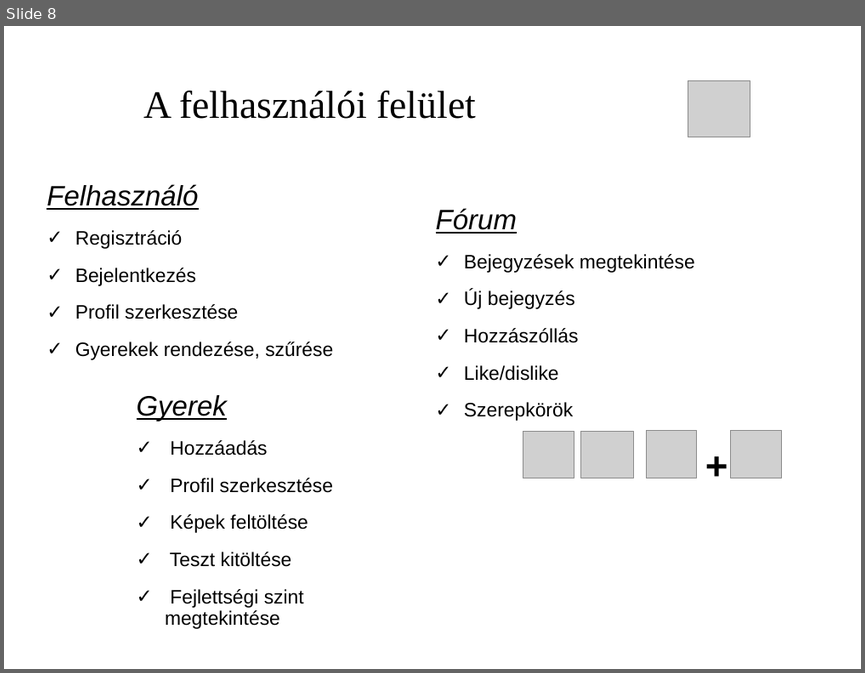
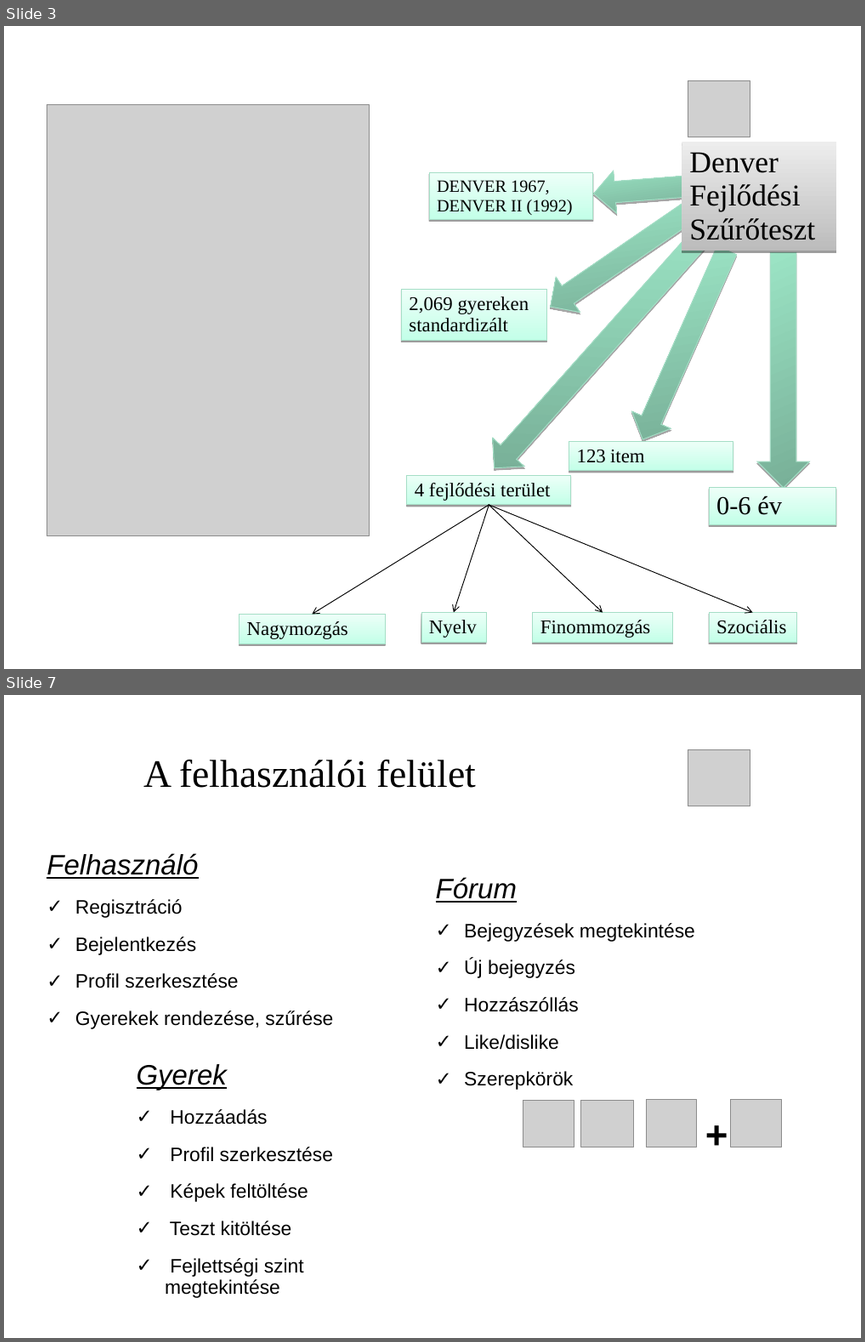
Before and after one commit to necrology27/babybook, a slide deck: prezentation/1. LeadingSoft_projekt.ppt. Shown one above the other, each under a label of ours: slide 8 before the commit, slides 3 and 7 after it; the slides between them are not shown. The pictures are 865x673 and 865x1342 pixels, drawn with LibreOffice and Linux fonts; fonts in the diff are those of the drawing; grey boxes stand for pictures; background and template pictures are left out. Boxes give left, top, right and bottom in pixels: in the first picture for what was removed or moved away, otherwise in the second. Text is boxed around its words. In the diff, an @@ line names an element or a change of style, - is before the commit and + after.

```diff
--- a/prezentation/1. LeadingSoft_projekt.ppt
+++ b/prezentation/1. LeadingSoft_projekt.ppt
@@ slide 3 added at (x1=4, y1=26, x2=861, y2=669), background picture (left out) @@
@@ picture added at (x1=688, y1=80, x2=750, y2=136) @@
@@ picture added at (x1=47, y1=104, x2=370, y2=536) @@
@@ rectangle added at (x1=682, y1=141, x2=836, y2=250), fill gradient #EDEDED to #BCBCBC, 28 pt, text #000000 @@
+Denver Fejlődési Szűrőteszt
@@ rectangle added at (x1=429, y1=173, x2=593, y2=220), fill gradient #EDFFF8 to #C3FFE8, outline #A5DEC6 0.74 pt, 16 pt, text #000000 @@
+DENVER 1967, DENVER II (1992)
@@ right arrow added at (x1=592, y1=165, x2=701, y2=216), fill gradient #9CE5C6 to #77AE96, outline #A5DEC6 0.74 pt @@
@@ right arrow added at (x1=538, y1=191, x2=705, y2=324), fill gradient #9CE5C6 to #77AE96, outline #A5DEC6 0.74 pt @@
@@ right arrow added at (x1=478, y1=213, x2=726, y2=482), fill gradient #9CE5C6 to #77AE96, outline #A5DEC6 0.74 pt @@
@@ right arrow added at (x1=624, y1=242, x2=747, y2=448), fill gradient #9CE5C6 to #77AE96, outline #A5DEC6 0.74 pt @@
@@ right arrow added at (x1=757, y1=253, x2=809, y2=488), fill gradient #9CE5C6 to #77AE96, outline #A5DEC6 0.74 pt @@
@@ rectangle added at (x1=401, y1=289, x2=546, y2=340), fill gradient #EDFFF8 to #C3FFE8, outline #A5DEC6 0.74 pt, 18 pt, text #000000 @@
+2,069 gyereken
+standardizált
@@ rectangle added at (x1=569, y1=441, x2=733, y2=471), fill gradient #EDFFF8 to #C3FFE8, outline #A5DEC6 0.74 pt, 18 pt, text #000000 @@
+123 item
@@ rectangle added at (x1=407, y1=475, x2=571, y2=505), fill gradient #EDFFF8 to #C3FFE8, outline #A5DEC6 0.74 pt, 18 pt, text #000000 @@
+4 fejlődési terület
@@ arrow added from (489, 505) to (312, 614), #000000 0.74 pt @@
@@ arrow added from (489, 505) to (454, 612), #000000 0.74 pt @@
@@ arrow added from (489, 505) to (753, 612), #000000 0.74 pt @@
@@ arrow added from (489, 505) to (602, 612), #000000 0.74 pt @@
@@ rectangle added at (x1=710, y1=488, x2=837, y2=524), fill gradient #EDFFF8 to #C3FFE8, outline #A5DEC6 0.74 pt, 24 pt, text #000000 @@
+0-6 év
@@ rectangle added at (x1=239, y1=614, x2=386, y2=643), fill gradient #EDFFF8 to #C3FFE8, outline #A5DEC6 0.74 pt, 18 pt, text #000000 @@
+Nagymozgás
@@ rectangle added at (x1=421, y1=612, x2=486, y2=641), fill gradient #EDFFF8 to #C3FFE8, outline #A5DEC6 0.74 pt, 18 pt, text #000000 @@
+Nyelv
@@ rectangle added at (x1=533, y1=612, x2=673, y2=641), fill gradient #EDFFF8 to #C3FFE8, outline #A5DEC6 0.74 pt, 18 pt, text #000000 @@
+Finommozgás
@@ rectangle added at (x1=710, y1=612, x2=797, y2=641), fill gradient #EDFFF8 to #C3FFE8, outline #A5DEC6 0.74 pt, 18 pt, text #000000 @@
+Szociális
@@ what was slide 8 is now slide 7 @@
```
Also in this commit, not shown: 6 slides changed, 2 slides removed, 7 other files.
